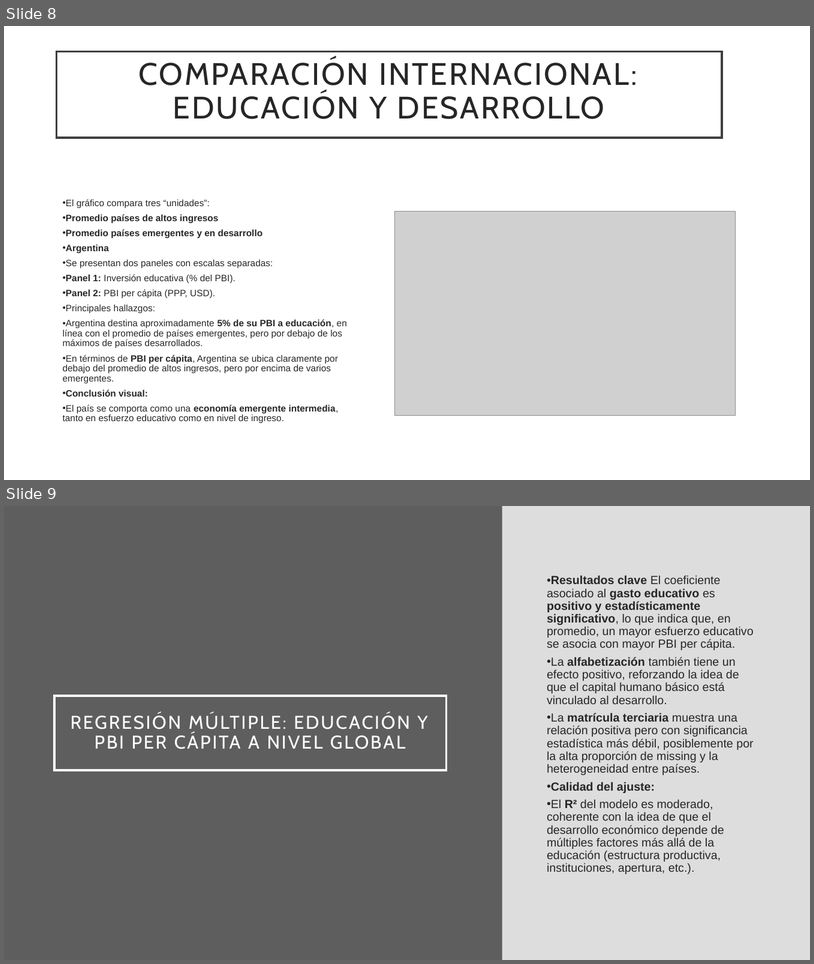
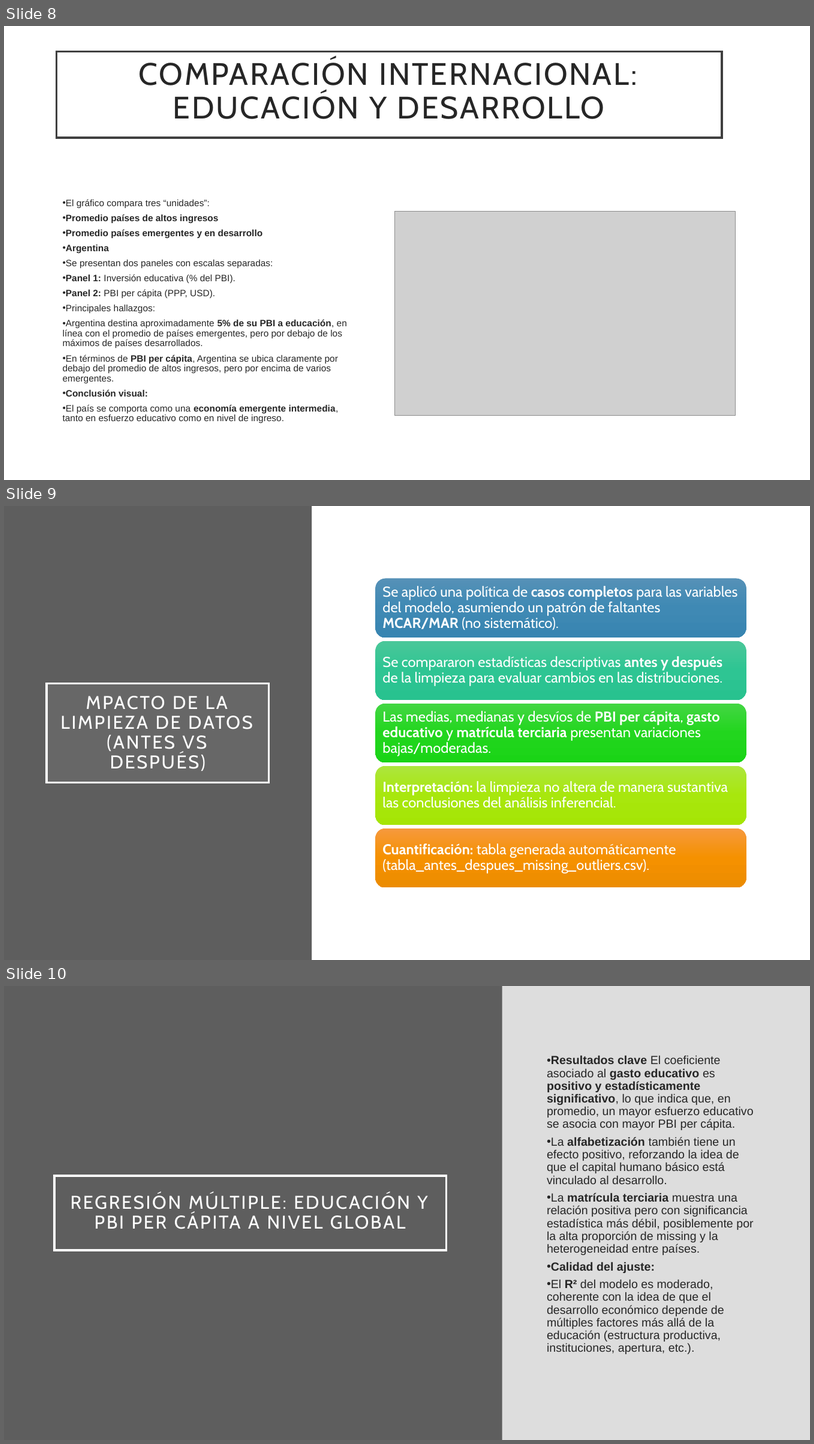
Before and after one commit to Tomas-Dumont/proyecto_educacion_y_desarrollo_economico, a slide deck: TP_Ciencia_Datos.pptx. Shown one above the other, each under a label of ours: slides 8 and 9 before the commit, slides 8, 9 and 10 after it. The pictures are 814x964 and 814x1444 pixels, drawn with LibreOffice and Linux fonts; fonts in the diff are those of the drawing; grey boxes stand for pictures. Boxes give left, top, right and bottom in pixels: in the first picture for what was removed or moved away, otherwise in the second. Text is boxed around its words. In the diff, an @@ line names an element or a change of style, - is before the commit and + after.

Commit message:
commit final

```diff
--- a/TP_Ciencia_Datos.pptx
+++ b/TP_Ciencia_Datos.pptx
@@ slide 9 added at [4, 506, 810, 960], background #FFFFFF @@
@@ rectangle added at [4, 506, 312, 960], fill #5E5E5E @@
@@ title added at [47, 683, 269, 783], fill #9E9E9E at 15% opacity, outline #FFFFFF 2.5 pt, 22 pt, text #FFFFFF @@
+MPACTO DE LA LIMPIEZA DE DATOS (ANTES VS DESPUÉS)
@@ group added at [376, 579, 747, 888]: 5 rounded rectangles, 5 texts @@
+Se aplicó una política de casos completos para las variables del modelo, asumiendo un patrón de faltantes MCAR/MAR (no sistemático).
+Se compararon estadísticas descriptivas antes y después de la limpieza para evaluar cambios en las distribuciones.
+Las medias, medianas y desvíos de PBI per cápita, gasto educativo y matrícula terciaria presentan variaciones bajas/moderadas.
+Interpretación: la limpieza no altera de manera sustantiva las conclusiones del análisis inferencial.
+Cuantificación: tabla generada automáticamente (tabla_antes_despues_missing_outliers.csv).
@@ what was slide 9 is now slide 10 @@
```
Also in this commit, not shown: 2 other slides added.
